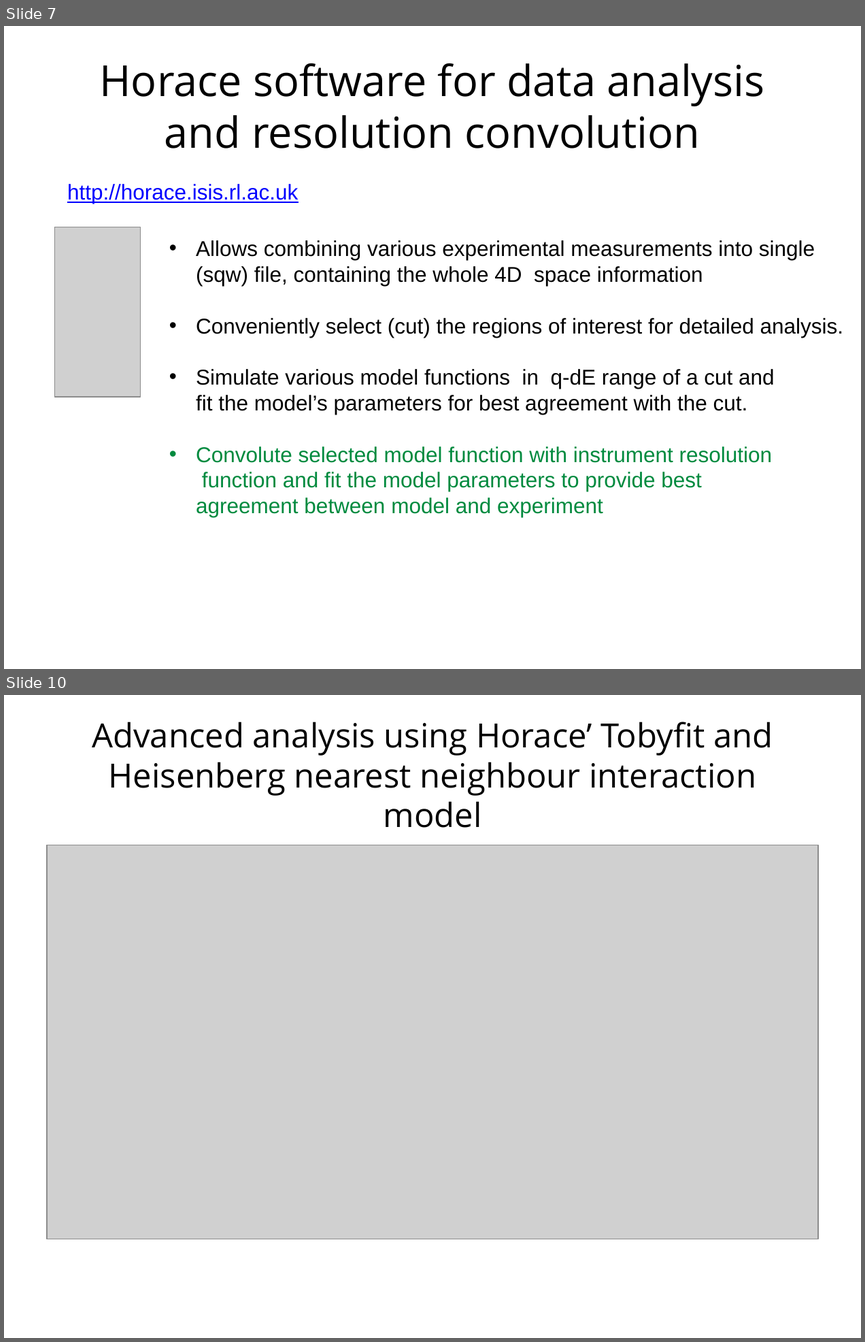
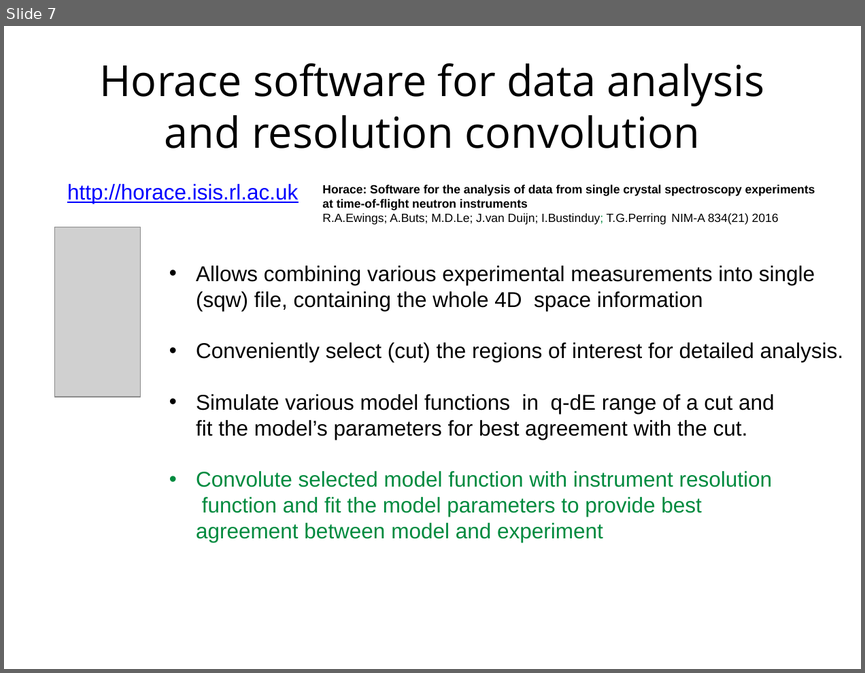
Before and after one commit to abuts/Fe, a slide deck: June2017/Icns2017/ICNS2017.ppt. Shown one above the other, each under a label of ours: slides 7 and 10 before the commit, slide 7 after it; the slides between them are not shown. The pictures are 865x1342 and 865x673 pixels, drawn with LibreOffice and Linux fonts; fonts in the diff are those of the drawing; grey boxes stand for pictures; background and template pictures are left out. Boxes give left, top, right and bottom in pixels: in the first picture for what was removed or moved away, otherwise in the second. Text is boxed around its words. In the diff, an @@ line names an element or a change of style, - is before the commit and + after.

```diff
--- a/June2017/Icns2017/ICNS2017.ppt
+++ b/June2017/Icns2017/ICNS2017.ppt
@@ slide 10 removed at bbox=[4, 695, 861, 1338], background #FFFFFF @@
@@ title removed at bbox=[92, 722, 772, 828] @@
-Advanced analysis using Horace’ Tobyfit and Heisenberg nearest neighbour interaction model
@@ picture removed at bbox=[47, 845, 818, 1239] @@
@@ slide 7 changed as well @@
@@ text added at bbox=[322, 184, 815, 225], 10 pt, text #000000, bold @@
+Horace: Software for the analysis of data from single crystal spectroscopy experiments at time-of-flight neutron instruments
+R.A.Ewings; A.Buts; M.D.Le; J.van Duijn; I.Bustinduy; T.G.Perring NIM-A 834(21) 2016
@@ text "Allows combining various experimental measurements ...": place and size @@
-text "Allows combining various experimental measurements ..." at bbox=[196, 240, 843, 517]
+text "Allows combining various experimental measurements ..." at bbox=[196, 265, 843, 542]
```
Also in this commit, not shown: 6 other slides changed, 5 slides added, 5 other slides removed, 4 other files.
